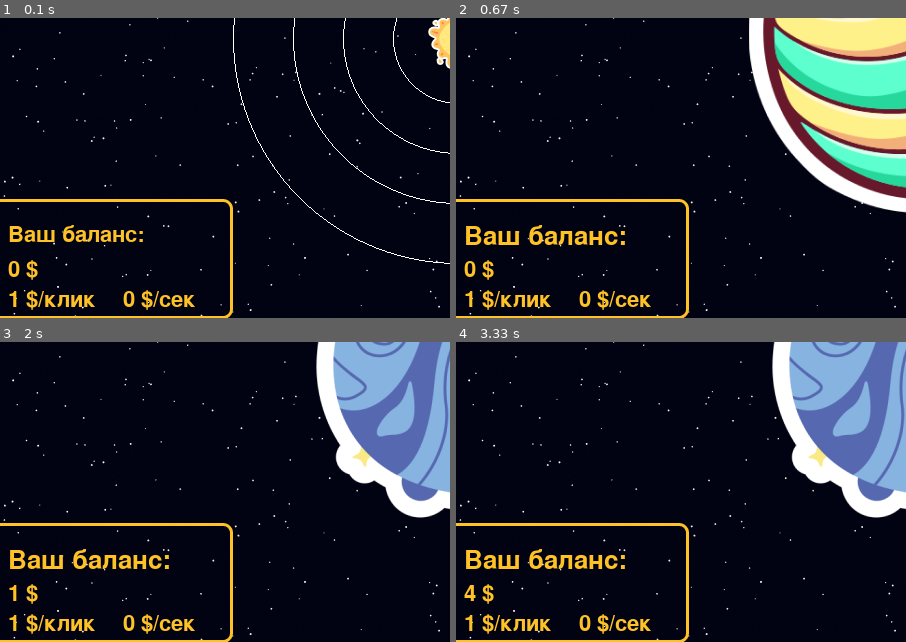
Above: before the commit, frames 1-4 (two rows, left to right).
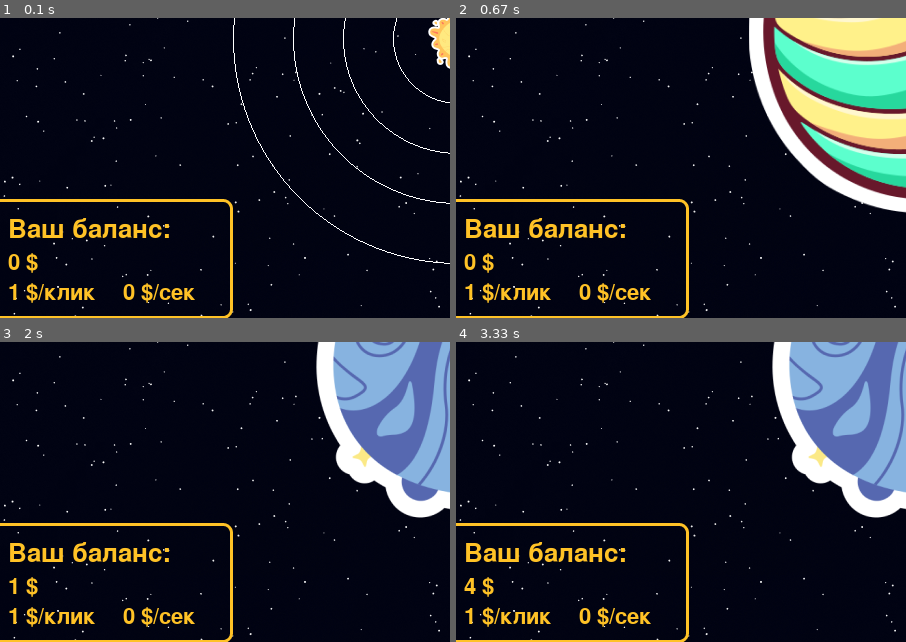
Above: after the commit, the same moments.

Repository: impanikaa/pygameProject
Game: pygame game, started from main.py
The game is run twice, just before and just after one commit, with the same random seed, the same clock (stepped at 60 frames per second) and the same inputs.
Inputs (mouse positions are % of the whole screen's width and height, from its top left):
- Up to frame 1 (0.1 s): no input
- Up to frame 2 (0.67 s): click (82, 47) at 0.38 s
- Up to frame 3 (2 s): click "Магазин" at 0.72 s; click "Назад" at 1.05 s; click (87, 85) at 1.38 s; click (61, 58) at 1.72 s
- Up to frame 4 (3.33 s): click "Клик" at 2.05 s; click (88, 88) at 2.38 s; click (85, 76) at 3.22 s
The pictures show only the part of the screen within x 5-55%, y 46-96%; the shares and areas given below are measured in that part.

The runs differ from the first frame. In frame 1, 3.0% of the frame differs, in the area x 1-44%, y 66-98%; in frame 2, 3.0%; in frame 3, 2.9%; in frame 4, 3.0%.

Commit message:
ровный текст

Diff:
--- a/main.py
+++ b/main.py
@@ -403,14 +403,14 @@
 
         # отрисовка счёта
         screen.blit(self.money_border_icon, (30, height - 140))
-        text_money = self.font.render("Ваш баланс:", True, vivid_orange)
-        screen.blit(text_money, (55, height - 115))
+        text_money = self.font_vivid_orange.render("Ваш баланс:", True, vivid_orange)
+        screen.blit(text_money, (55, height - 122))
         display_score = self.font.render(f"{round(game_state.get_money(), 2)} $", True, vivid_orange)
-        screen.blit(display_score, (55, height - 80))
+        screen.blit(display_score, (55, height - 87))
         display_inc_click = self.font.render(f"{round(game_state.get_increment_click(), 2)} $/клик", True, vivid_orange)
-        screen.blit(display_inc_click, (55, height - 50))
+        screen.blit(display_inc_click, (55, height - 57))
         display_inc = self.font.render(f"{round(game_state.get_increment(), 2)} $/сек", True, vivid_orange)
-        screen.blit(display_inc, (170, height - 50))
+        screen.blit(display_inc, (170, height - 57))
 
         # Обновление углов планет
         self.update()
@@ -577,6 +577,8 @@
         self.money_border_icon = pygame.image.load("data/border.png")
 
         self.font = pygame.font.SysFont(None, 32)
+        self.font_black = pygame.font.SysFont(None, 32)
+        self.font_vivid_orange = pygame.font.SysFont(None, 38)
 
     def purchase_item(self, item_index):
         self.shop.purchase_item(item_index)
@@ -600,14 +602,14 @@
         global money
 
         screen.blit(self.money_border_icon, (30, height - 140))
-        text_money = self.font.render("Ваш баланс:", True, vivid_orange)
-        screen.blit(text_money, (55, height - 115))
+        text_money = self.font_vivid_orange.render("Ваш баланс:", True, vivid_orange)
+        screen.blit(text_money, (55, height - 122))
         display_score = self.font.render(f"{round(game_state.get_money(), 2)} $", True, vivid_orange)
-        screen.blit(display_score, (55, height - 80))
+        screen.blit(display_score, (55, height - 87))
         display_inc_click = self.font.render(f"{round(game_state.get_increment_click(), 2)} $/клик", True, vivid_orange)
-        screen.blit(display_inc_click, (55, height - 50))
+        screen.blit(display_inc_click, (55, height - 57))
         display_inc = self.font.render(f"{round(game_state.get_increment(), 2)} $/сек", True, vivid_orange)
-        screen.blit(display_inc, (170, height - 50))
+        screen.blit(display_inc, (170, height - 57))
 
         for button in self.shop_buttons:
             button.draw(screen)
@@ -774,13 +776,13 @@
         # Отрисовка счета
         screen.blit(self.money_border_icon, (30, height - 140))
         text_money = self.font_vivid_orange.render("Ваш баланс:", True, vivid_orange)
-        screen.blit(text_money, (55, height - 115))
+        screen.blit(text_money, (55, height - 122))
         display_score = self.font.render(f"{round(game_state.get_money(), 2)} $", True, vivid_orange)
-        screen.blit(display_score, (55, height - 80))
+        screen.blit(display_score, (55, height - 87))
         display_inc_click = self.font.render(f"{round(game_state.get_increment_click(), 2)} $/клик", True, vivid_orange)
-        screen.blit(display_inc_click, (55, height - 50))
+        screen.blit(display_inc_click, (55, height - 57))
         display_inc = self.font.render(f"{round(game_state.get_increment(), 2)} $/сек", True, vivid_orange)
-        screen.blit(display_inc, (170, height - 50))
+        screen.blit(display_inc, (170, height - 57))
 
         for i, position in enumerate(self.point_positions):
             rect = pygame.Rect(position[0], position[1], 70, 100)
